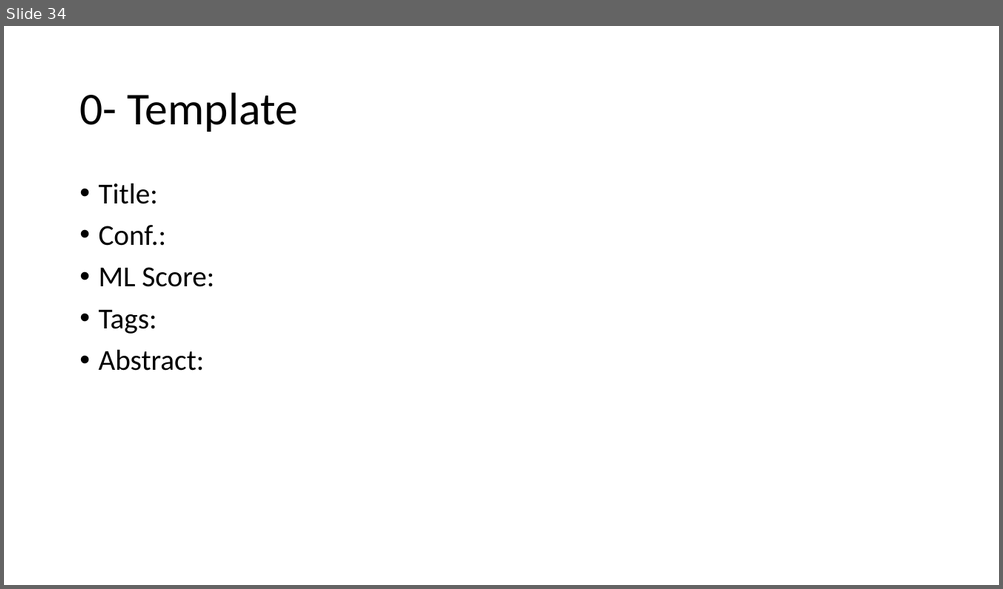
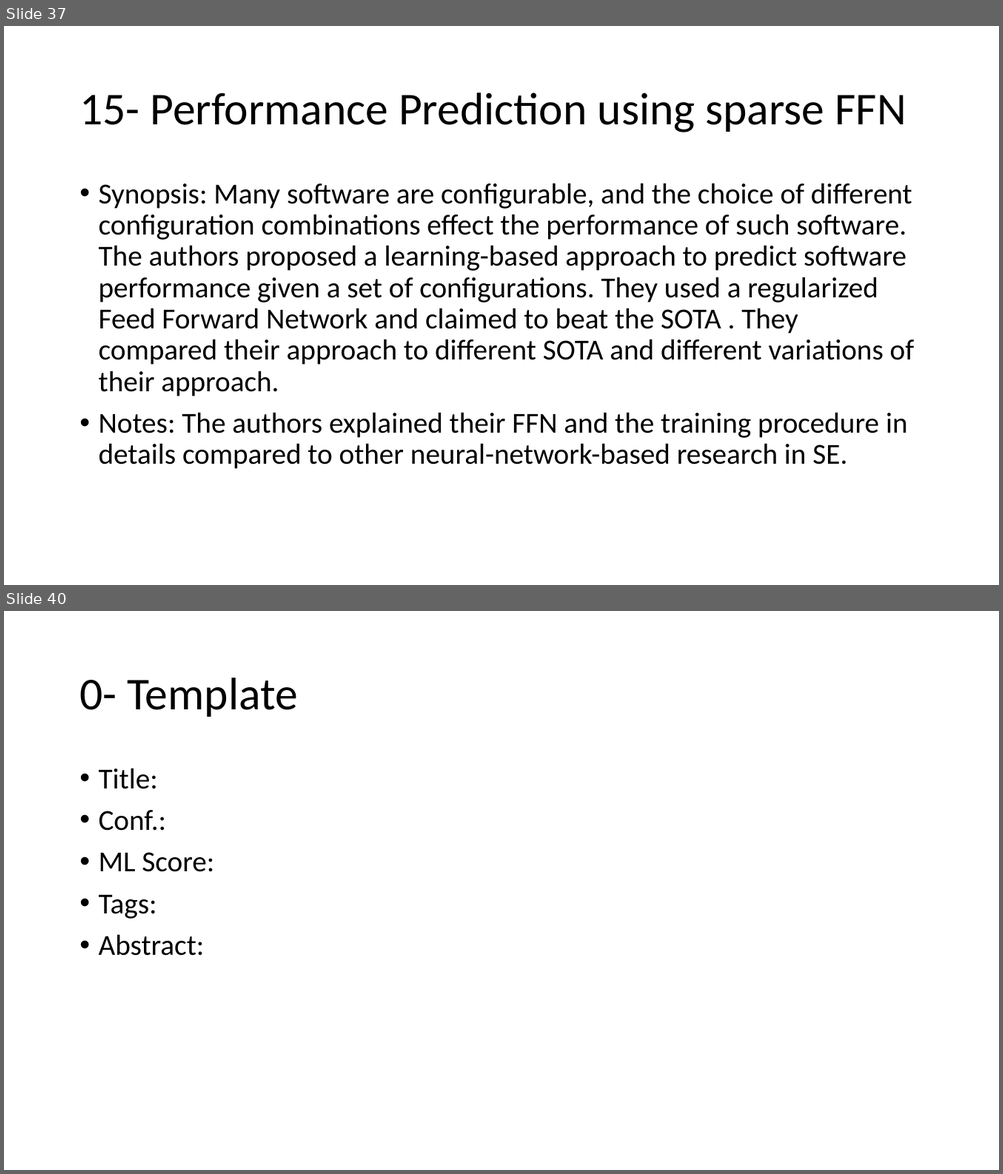
Before and after one commit to AhmadM-DL/SEML, a slide deck: SEML.pptx. Shown one above the other, each under a label of ours: slide 34 before the commit, slides 37 and 40 after it; the slides between them are not shown. The pictures are 1003x589 and 1003x1174 pixels, drawn with LibreOffice and Linux fonts; fonts in the diff are those of the drawing. Boxes give left, top, right and bottom in pixels: in the first picture for what was removed or moved away, otherwise in the second. Text is boxed around its words. In the diff, an @@ line names an element or a change of style, - is before the commit and + after.

```diff
--- a/SEML.pptx
+++ b/SEML.pptx
@@ slide 37 added at (x1=4, y1=26, x2=999, y2=585), background #FFFFFF @@
@@ title added at (x1=79, y1=93, x2=905, y2=133), 44 pt, text #000000 @@
+15- Performance Prediction using sparse FFN
@@ text added at (x1=99, y1=183, x2=914, y2=469), 28 pt, text #000000 @@
+• Synopsis: Many software are configurable, and the choice of different configuration combinations effect the performance of such software. The authors proposed a learning-based approach to predict software performance given a set of configurations. They used a regularized Feed Forward Network and claimed to beat the SOTA . They compared their approach to different SOTA and different variations of their approach.
+• Notes: The authors explained their FFN and the training procedure in details compared to other neural-network-based research in SE.
@@ what was slide 34 is now slide 40 @@
```
Also in this commit, not shown: 1 slide changed, 5 other slides added.
